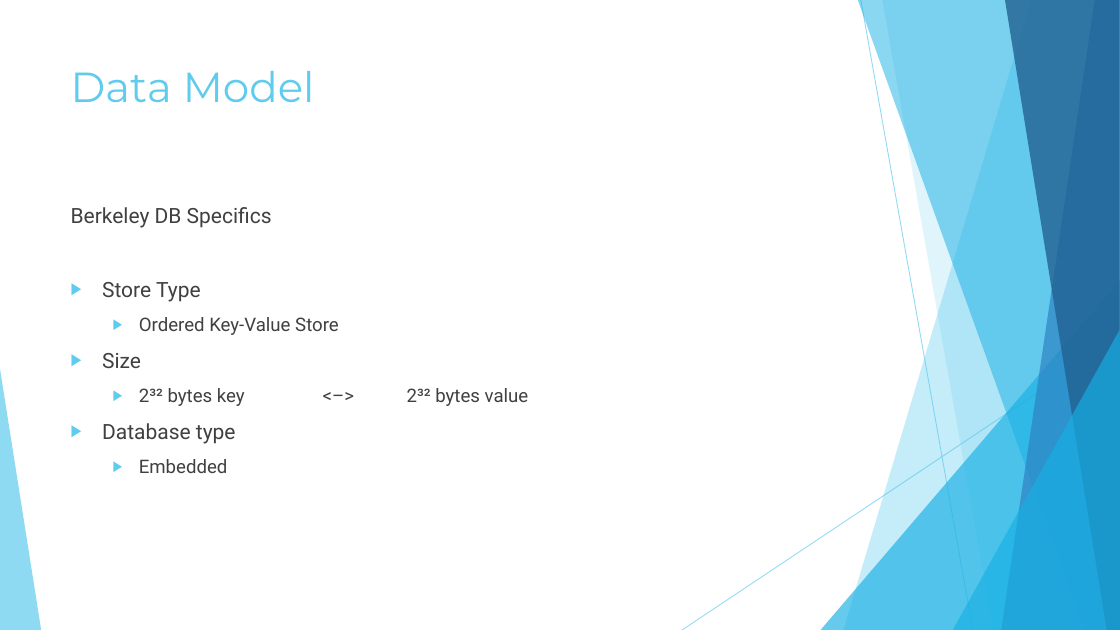
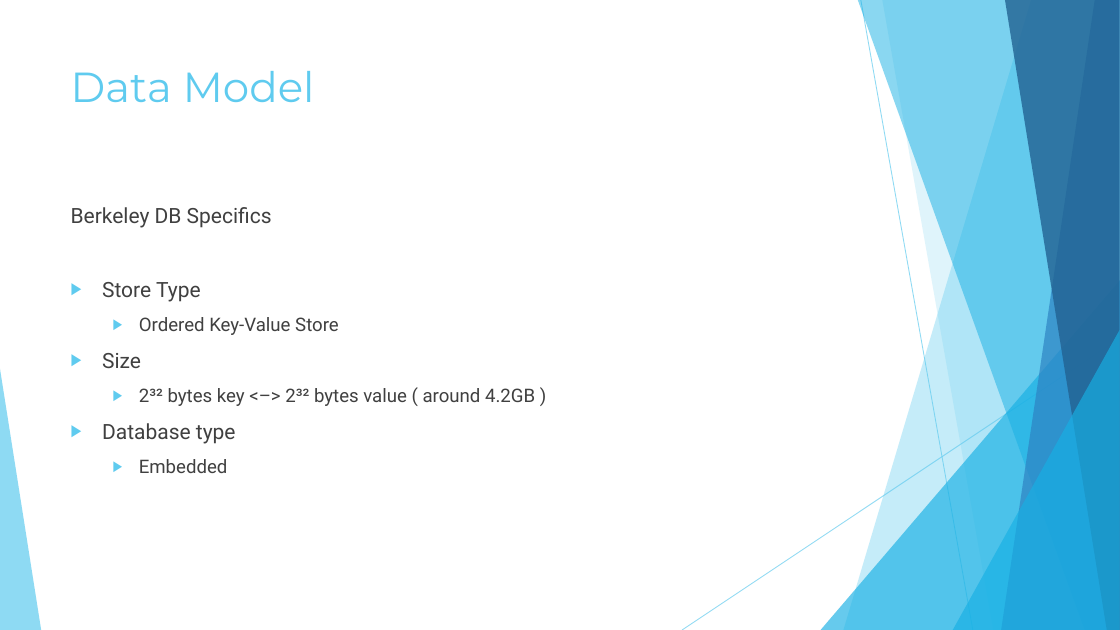
Before and after one commit to shellucas/BerkeleyDBDemo, a slide deck: slide 5 of Berkeley DB.pptx. Drawn at 1120x630 pixels with LibreOffice and Linux fonts; fonts in the diff are those of the drawing. Boxes give left, top, right and bottom in pixels: in the first picture for what was removed or moved away, otherwise in the second. Text is boxed around its words. In the diff, an @@ line names an element or a change of style, - is before the commit and + after.

```diff
--- a/Berkeley DB.pptx
+++ b/Berkeley DB.pptx
@@ text at bbox=[139, 388, 535, 406]: text changed @@
-  ▶ 2³² bytes key <–> 2³² bytes value
+  ▶ 2³² bytes key <–> 2³² bytes value ( around 4.2GB )
```
Also in this commit, not shown: 4 other slides changed.
